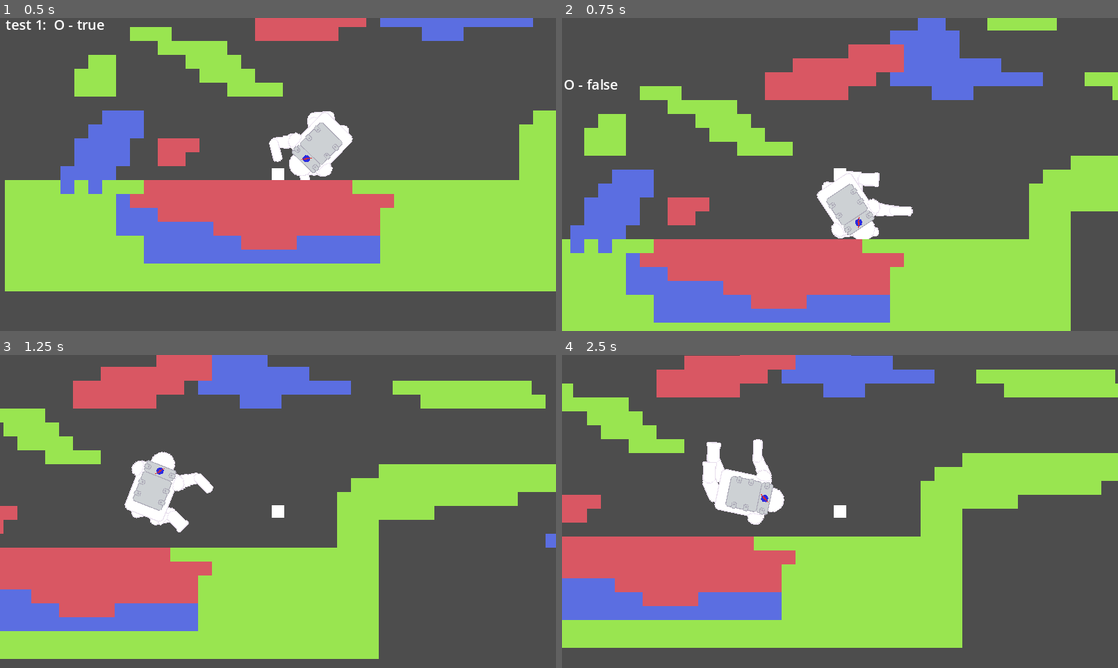
Above: before the commit, frames 1-4 (two rows, left to right).
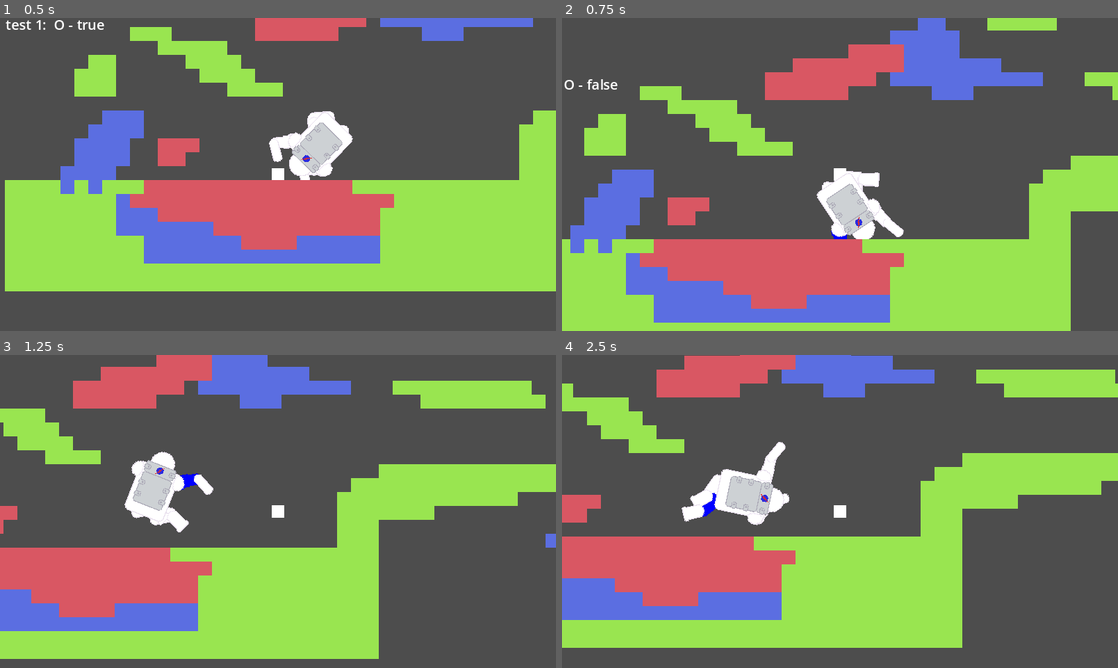
Above: after the commit, the same moments.

Repository: ADON15c/GGJ-2024
Game: Godot game, scene res://Scenes/Game/Game.tscn
Two runs of this game, one before a commit and one after it. Both use one fixed random seed, a clock stepped at 60 frames per second and the inputs below.
Inputs:
- Up to frame 1 (0.5 s): no input
- Up to frame 2 (0.75 s): tap Enter (ui_accept) at 0.5 s; hold Right (ui_right) from 0.53 s (still down); tap Space at 0.6 s
- Up to frame 3 (1.25 s): keep holding Right (ui_right); tap Enter (ui_accept) at 0.77 s
- Up to frame 4 (2.5 s): tap Space at 1.35, 2.3 s; tap Enter (ui_accept) at 1.52 s; release Right (ui_right) at 2.03 s; hold Left (ui_left) from 2.03 s (still down); tap Z at 2.1 s

Frame 1 is identical in both runs. In frame 2, 0.4% of the frame differs, in the area x 48-64%, y 58-71%; in frame 3, 0.1%; in frame 4, 1.1%, in the area x 21-41%, y 26-55%.

Commit message:
Added limb control

Diff:
--- a/Scenes/Astronaut/Astronaut.gd
+++ b/Scenes/Astronaut/Astronaut.gd
@@ -6,18 +6,20 @@
 @onready var right_lower_arm : Sprite2D = $"Body/Right Arm/Lower"
 
 @onready var left_leg : Sprite2D = $"Body/Left Leg"
-@onready var left_calf : Sprite2D = $"Body/Left Leg/Lower"
+@onready var left_lower_leg : Sprite2D = $"Body/Left Leg/Lower"
 @onready var right_leg : Sprite2D = $"Body/Right Leg"
-@onready var right_calf : Sprite2D = $"Body/Right Leg/Lower"
+@onready var right_lower_leg : Sprite2D = $"Body/Right Leg/Lower"
 
 @onready var arms : Array[Sprite2D] = [left_arm, right_arm]
 @onready var lower_arms : Array[Sprite2D] = [left_lower_arm, right_lower_arm]
 @onready var legs : Array[Sprite2D] = [left_leg, right_leg]
-@onready var calves : Array[Sprite2D] = [left_calf, right_calf]
-@onready var limbs : Array[Sprite2D] = [left_arm, right_arm, left_leg, right_leg]
-@onready var lower_limbs : Array[Sprite2D] = [left_lower_arm, right_lower_arm, left_calf, right_calf]
+@onready var lower_legs : Array[Sprite2D] = [left_lower_leg, right_lower_leg]
+@onready var limbs : Array[Sprite2D] = arms + legs
+@onready var lower_limbs : Array[Sprite2D] = lower_arms + lower_legs
+@onready var all_limbs : Array[Sprite2D] = limbs + lower_limbs
 
 var step = 0.0;
+var selected_limb_idx : int = 0
 
 func _process(delta):
 	step += delta * 0.5;
@@ -27,4 +29,33 @@
 		lower_limb.transform = lower_limb.transform.rotated_local(cos(step));
 		#lower_limb.transform = lower_limb.transform.rotated_local(delta)
 	transform = transform.rotated_local(tan(step))
-	pass
+
+	#step = delta * 0.5;
+	#for limb : Sprite2D in limbs:
+		#limb.transform = limb.transform.rotated_local(step);
+	#for lower_limb : Sprite2D in lower_limbs:
+		#lower_limb.transform = lower_limb.transform.rotated_local(step);
+		##lower_limb.transform = lower_limb.transform.rotated_local(delta)
+	#transform = transform.rotated_local(step)
+
+	if Input.is_action_pressed("ui_left"):
+		all_limbs[selected_limb_idx].transform = all_limbs[selected_limb_idx].transform.rotated_local(-delta*10 );
+	if Input.is_action_pressed("ui_right"):
+		all_limbs[selected_limb_idx].transform = all_limbs[selected_limb_idx].transform.rotated_local(delta*10);
+
+
+
+func _input(event : InputEvent):
+	if event is InputEventKey and event.is_pressed() and !event.is_echo():
+		match event.keycode:
+			KEY_SPACE:
+				select_limb((selected_limb_idx + 1) % all_limbs.size())
+			KEY_LEFT:
+				all_limbs[selected_limb_idx]
+			KEY_RIGHT:
+				all_limbs[selected_limb_idx]
+
+func select_limb(idx : int):
+	all_limbs[selected_limb_idx].self_modulate = Color.WHITE
+	selected_limb_idx = idx
+	all_limbs[selected_limb_idx].self_modulate = Color.BLUE
